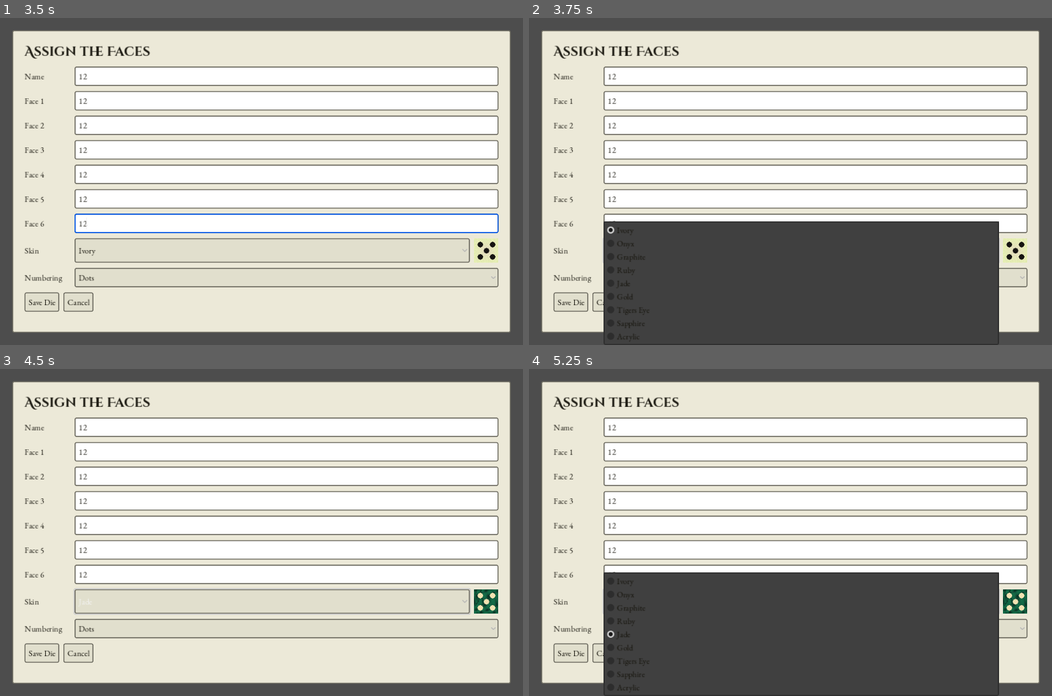
Above: before the commit, frames 1-4 (two rows, left to right).
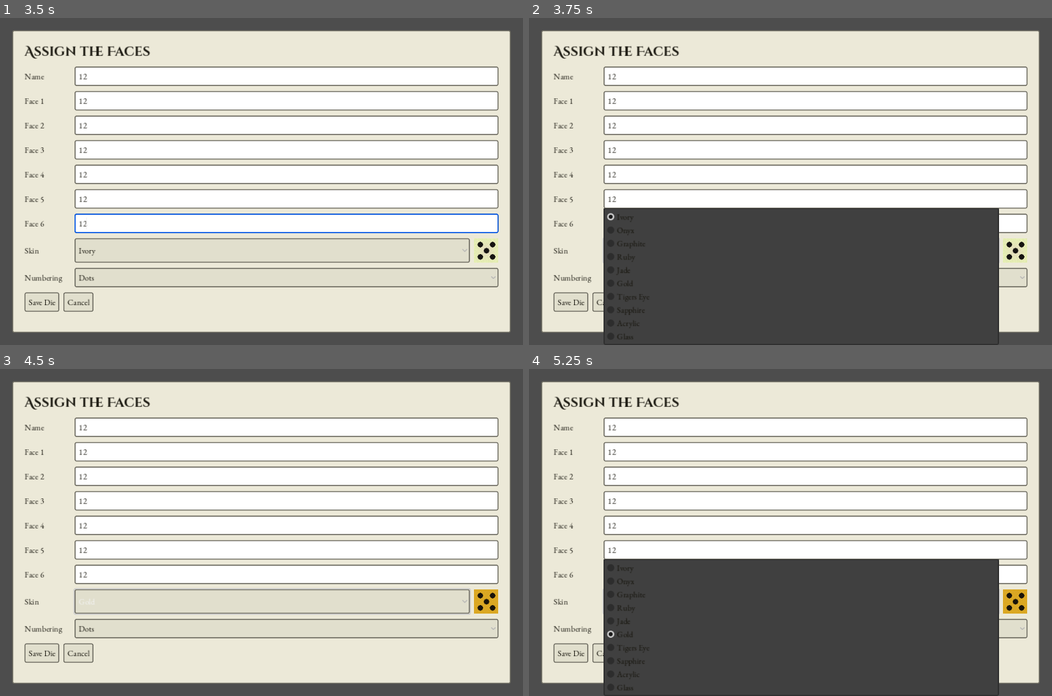
Above: after the commit, the same moments.

Repository: siyangsun/gamba
Game: Godot game, scene res://main.tscn
Two runs of this game, one before a commit and one after it. Both use one fixed random seed, a clock stepped at 60 frames per second and the inputs below. Sound files missing from this copy of the repository are replaced by a short silence.
Inputs (mouse positions are in pixels of both pictures, inside the frame that each line leads up to):
- Up to frame 1 (3.5 s): click "+ New Die" at 0.5 s; click (287, 76) at 1.27 s; type "12" at 1.35 s; click (287, 99) at 1.5 s; type "12" at 1.58 s; click (287, 125) at 1.73 s; type "12" at 1.82 s; click (287, 148) at 2.02 s; type "12" at 2.1 s; click (287, 174) at 2.25 s; type "12" at 2.33 s; click (287, 197) at 2.48 s; type "12" at 2.57 s; click (287, 224) at 2.77 s; type "12" at 2.85 s
- Up to frame 2 (3.75 s): click "Ivory" at 3.5 s
- Up to frame 3 (4.5 s): click "Dots" at 4.25 s
- Up to frame 4 (5.25 s): click (800, 601) at 5 s, where only the run before the commit has a clickable "Jade"

Frame 1 is identical in both runs. In frame 2, 3.1% of the frame differs, in the area x 14-90%, y 58-99%; in frame 3, 0.3%; in frame 4, 3.4%, in the area x 14-96%, y 58-99%.

Commit message:
feat: add translucent glass skin with white pips
Co-Authored-By: Claude Opus 4.8 <noreply@anthropic.com>

Diff:
--- a/scripts/die.gd
+++ b/scripts/die.gd
@@ -16,7 +16,8 @@
 # "acrylic" (smooth glossy plastic, no marbling/tint),
 # "anodized" (gold: view-angle shader, one flat color per face that shifts
 # white->yellow->orange->black with angle -- no baked texture, see _make_anodized_material),
-# "tigerseye" (translucent gem with flowing golden-brown chatoyant bands).
+# "tigerseye" (translucent gem with flowing golden-brown chatoyant bands),
+# "glass" (near-clear, very translucent, smooth; white pips).
 const SKINS := {
 	"ivory": {"body": Color(0.88, 0.84, 0.73), "face": Color(0.90, 0.86, 0.75), "pip": Color(0.09, 0.08, 0.07), "material": "ivory"},
 	"onyx": {"body": Color(0.12, 0.12, 0.13), "face": Color(0.16, 0.16, 0.17), "pip": Color(0.90, 0.90, 0.92), "material": "gem"},
@@ -27,6 +28,7 @@
 	"tigers_eye": {"body": Color(0.45, 0.27, 0.07), "face": Color(0.75, 0.50, 0.15), "pip": Color(0.98, 0.86, 0.30), "material": "tigerseye"},
 	"sapphire": {"body": Color(0.08, 0.15, 0.50), "face": Color(0.10, 0.20, 0.62), "pip": Color(0.85, 0.89, 0.97), "material": "gem"},
 	"acrylic": {"body": Color(0.93, 0.93, 0.95), "face": Color(0.96, 0.96, 0.98), "pip": Color(0.05, 0.05, 0.06), "material": "acrylic"},
+	"glass": {"body": Color(0.80, 0.86, 0.92), "face": Color(0.82, 0.88, 0.94), "pip": Color(1.0, 1.0, 1.0), "material": "glass"},
 }
 
 # grid positions (col,row in 0..2) of pips for each face value
@@ -263,6 +265,7 @@
 		"metal": return 0.1
 		"stone": return 0.25
 		"tigerseye": return 0.15
+		"glass": return 0.05
 		"gem": return 0.12
 		"acrylic": return 0.12
 		_: return 0.8
@@ -310,6 +313,15 @@
 			# gem catching/refracting light rather than plain see-through
 			mat.refraction_enabled = true
 			mat.refraction_scale = 0.09
+		"glass":
+			# near-clear pane: very translucent, glossy, strongly refractive
+			mat.metallic = 0.0
+			mat.clearcoat_enabled = true
+			mat.clearcoat = 1.0
+			mat.transparency = BaseMaterial3D.TRANSPARENCY_ALPHA
+			mat.albedo_color.a = 0.28
+			mat.refraction_enabled = true
+			mat.refraction_scale = 0.12
 		"acrylic":
 			mat.metallic = 0.0
 			mat.clearcoat_enabled = true
@@ -495,6 +507,8 @@
 					col = _tigerseye(t)
 					var grain := randf() * 0.02 - 0.01
 					col = Color(col.r + grain, col.g + grain, col.b + grain)
+				"glass":
+					col = face  # flat tint; glass look comes from translucency/refraction
 				"acrylic":
 					# smooth injection-molded plastic: almost no grain
 					var n := randf() * 0.012 - 0.006
Not shown, changed: roadmap.md
